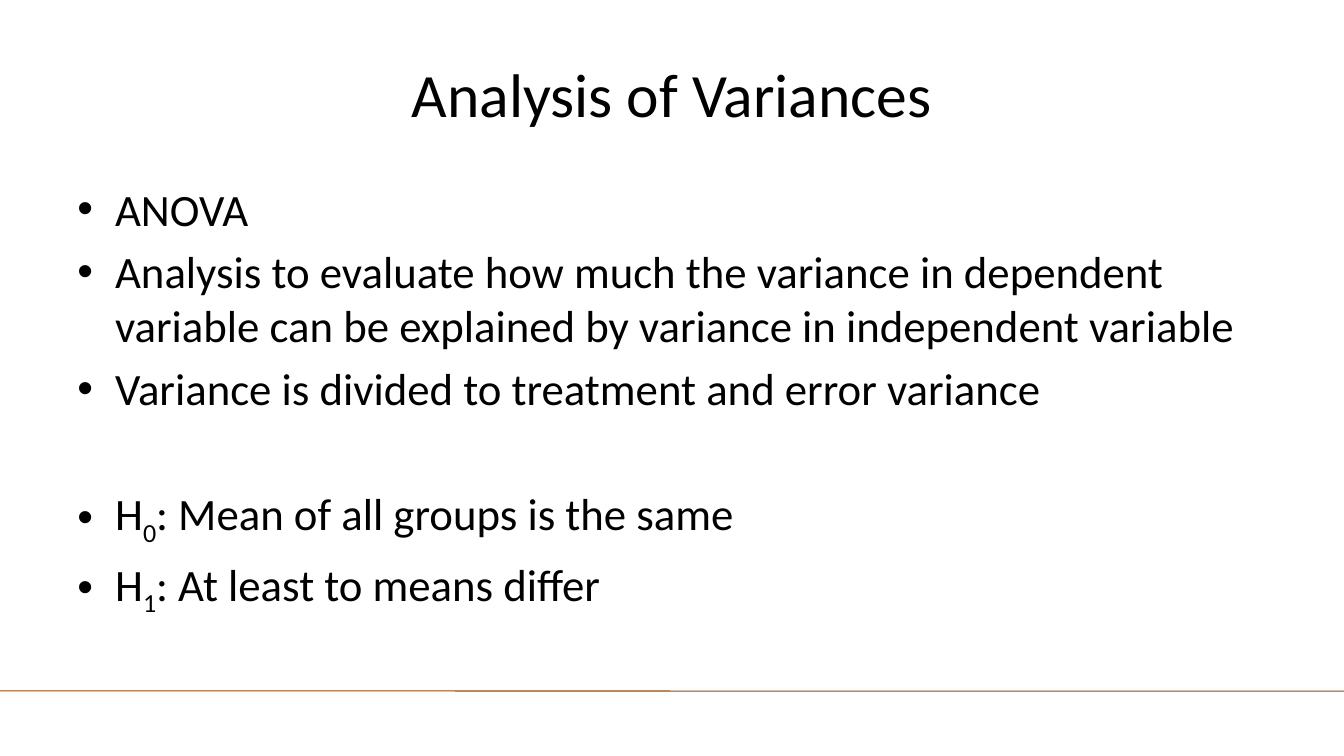
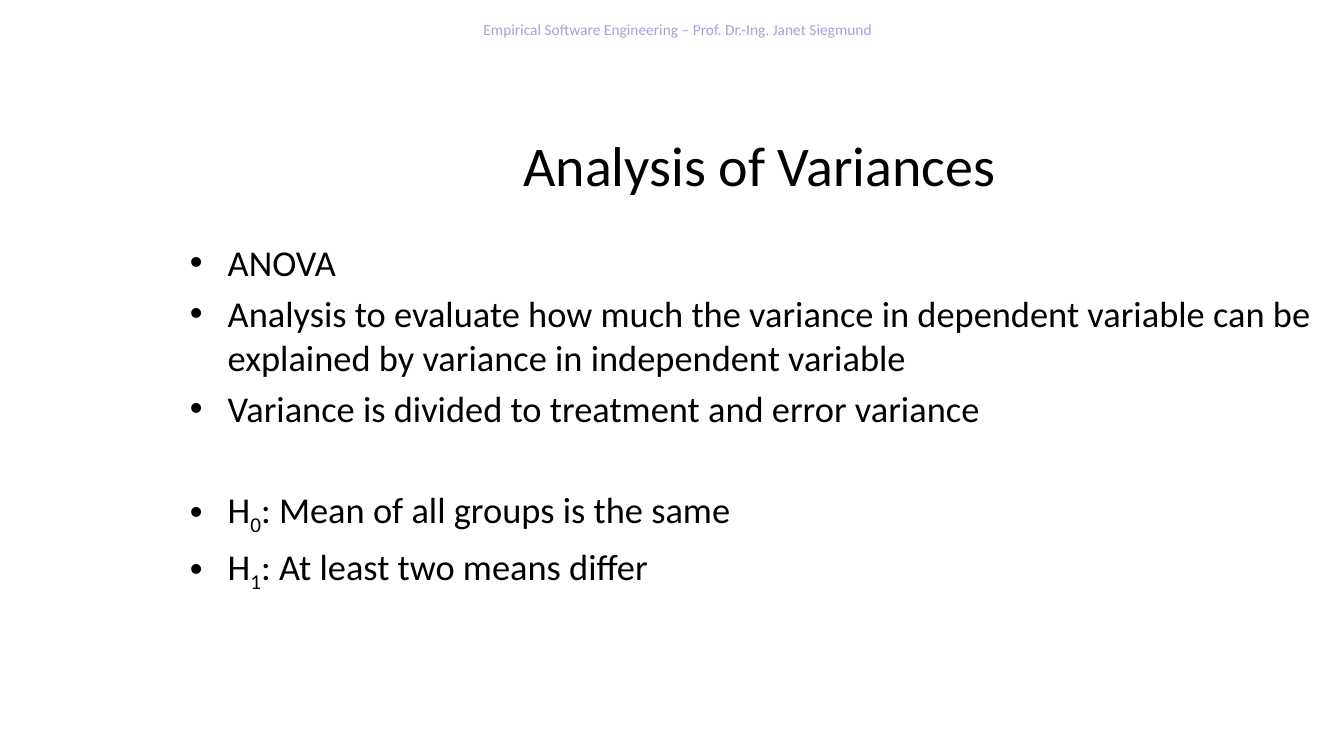
Before and after one commit to feigensp/lehre, a slide deck: slide 35 of ese/WS1920/04_Analysis.pptx (slide 34 before the commit). Drawn at 1344x756 pixels with LibreOffice and Linux fonts; fonts in the diff are those of the drawing; background and template pictures are left out. Boxes give left, top, right and bottom in pixels: in the first picture for what was removed or moved away, otherwise in the second. Text is boxed around its words. In the diff, an @@ line names an element or a change of style, - is before the commit and + after.

```diff
--- a/ese/WS1920/04_Analysis.pptx
+++ b/ese/WS1920/04_Analysis.pptx
@@ text added at [483, 24, 871, 38], 11 pt, text #AB9DDB @@
+Empirical Software Engineering – Prof. Dr.-Ing. Janet Siegmund
@@ title "Analysis of Variances": place and size @@
-title "Analysis of Variances" at [412, 74, 931, 127]
+title "Analysis of Variances" at [523, 147, 995, 195]
@@ title "Analysis of Variances" at [523, 147, 995, 195]: size 44 to 40 pt @@
@@ text "ANOVA": place and size @@
-text "ANOVA" at [115, 197, 1233, 602]
+text "ANOVA" at [228, 252, 1310, 581]
@@ text at [228, 252, 1310, 530]: size 32 to 26 pt in "ANOVA", "Analysis to evaluate how much the variance ...", "Variance is divided to treatment and error ...", "H0: Mean of all groups is the ..."; less space between paragraphs @@
@@ text at [279, 554, 648, 581]: text changed; size 32 to 26 pt @@
-• H1: At least to means differ
+• H1: At least two means differ
@@ line removed from (0, 691) to (1344, 692) @@
```
Also in this commit, not shown: 40 other slides changed, 3 slides added, 18 slides removed, 5 other files.
